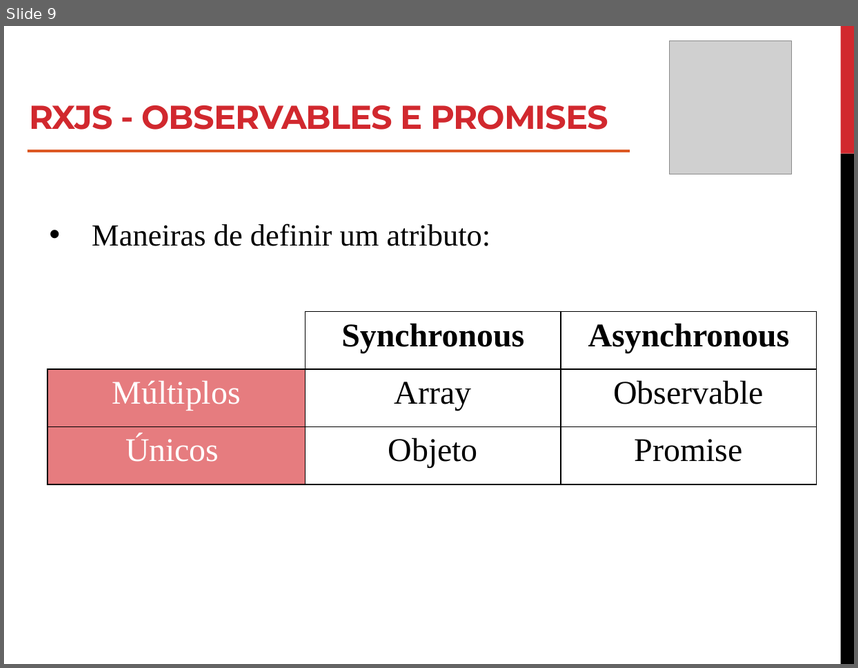
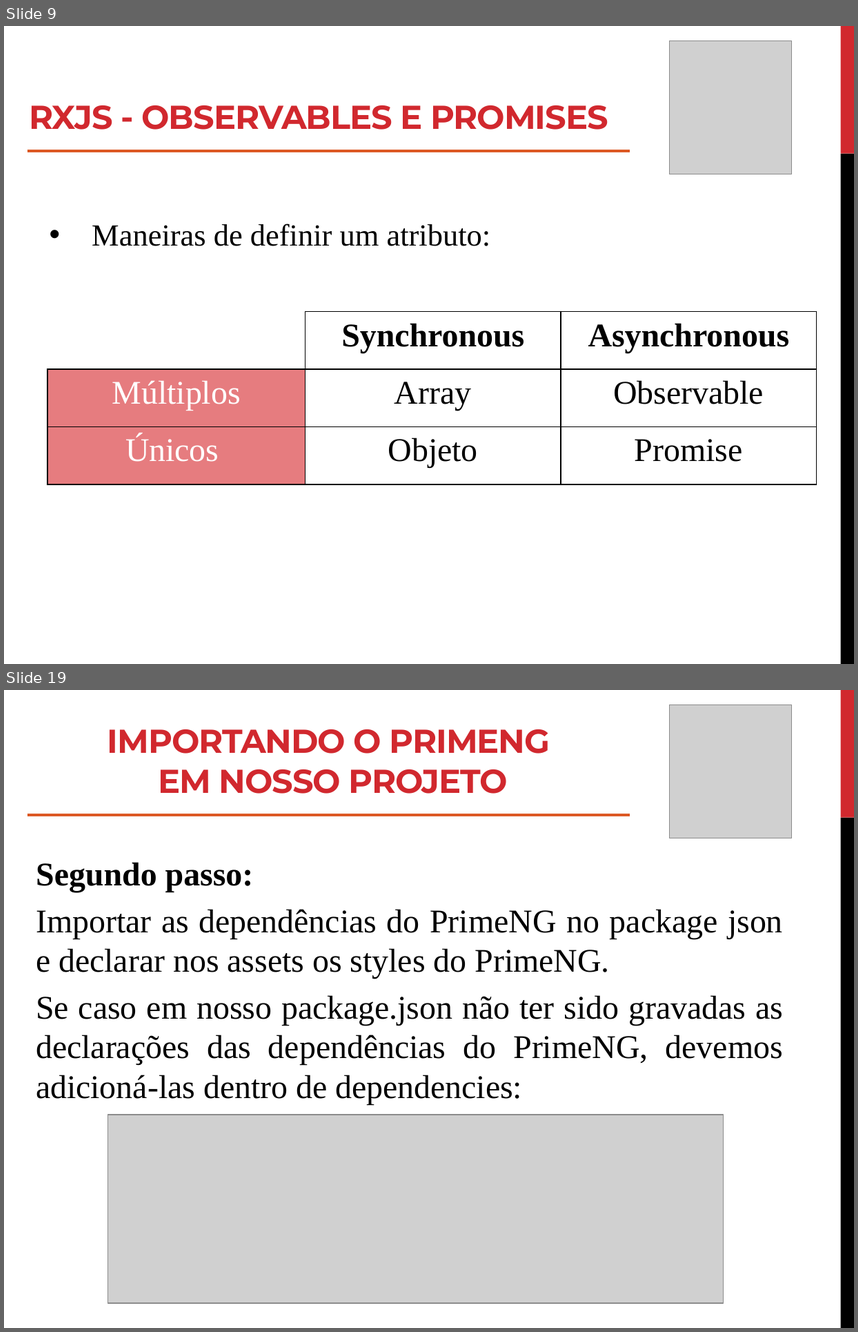
Before and after one commit to roney-amorim/angular-project, a slide deck: Apresentação/Módulo 2/Modulo 2.pptx. Shown one above the other, each under a label of ours: slide 9 before the commit, slides 9 and 19 after it; the slides between them are not shown. The pictures are 858x668 and 858x1332 pixels, drawn with LibreOffice and Linux fonts; fonts in the diff are those of the drawing; grey boxes stand for pictures. Boxes give left, top, right and bottom in pixels: in the first picture for what was removed or moved away, otherwise in the second. Text is boxed around its words. In the diff, an @@ line names an element or a change of style, - is before the commit and + after.

```diff
--- a/Apresentação/Módulo 2/Modulo 2.pptx
+++ b/Apresentação/Módulo 2/Modulo 2.pptx
@@ slide 19 added at bbox=[4, 690, 854, 1328], background #FFFFFF; not listed: 2 template elements that a slide beside it also shows @@
@@ picture added at bbox=[670, 705, 792, 839] @@
@@ title added at bbox=[107, 729, 550, 793], 28 pt, text #D1282E, bold @@
+IMPORTANDO O PRIMENG
+EM NOSSO PROJETO
@@ line added from (27, 815) to (630, 815), #DC5924 2.25 pt @@
@@ text added at bbox=[36, 862, 783, 1105], 28 pt, text #000000 @@
+Segundo passo:
+Importar as dependências do PrimeNG no package json e declarar nos assets os styles do PrimeNG.
+Se caso em nosso package.json não ter sido gravadas as declarações das dependências do PrimeNG, devemos adicioná-las dentro de dependencies:
@@ picture added at bbox=[107, 1114, 723, 1303] @@
```
Also in this commit, not shown: 3 slides changed, 31 other slides added, 17 other files.
